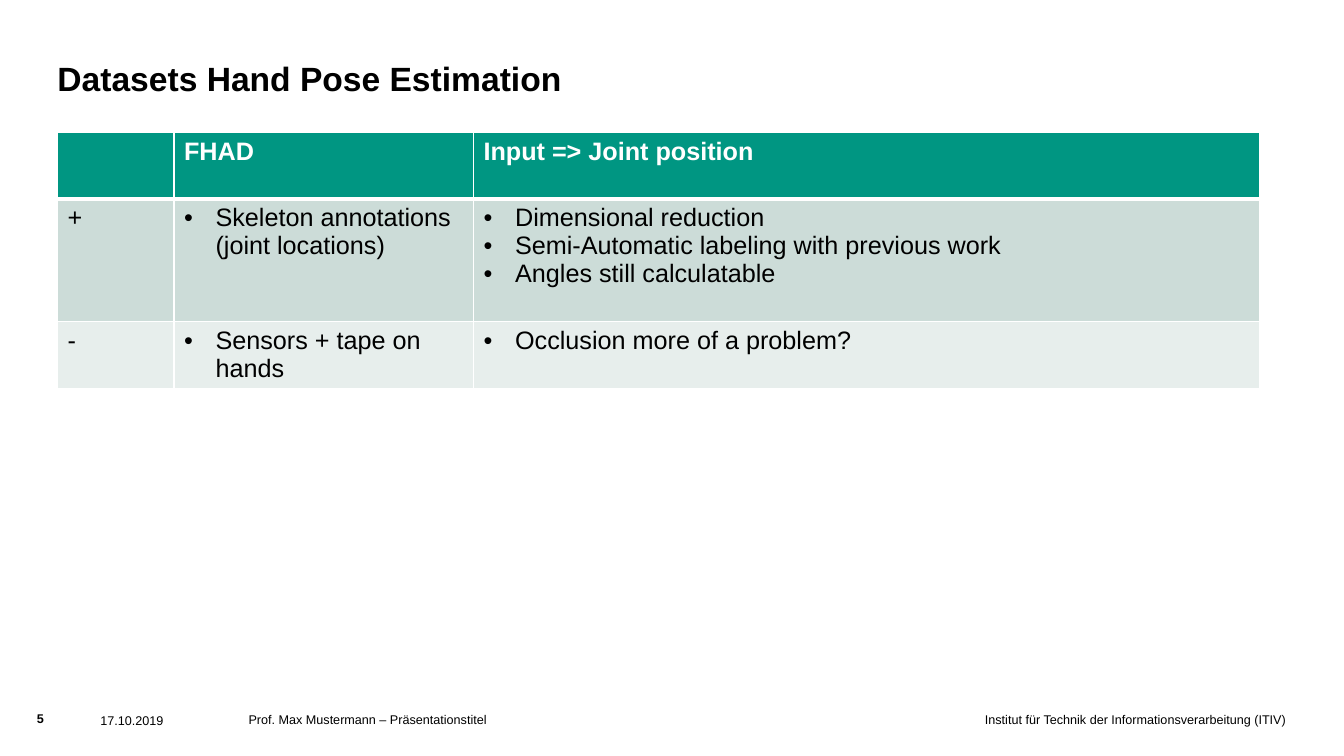
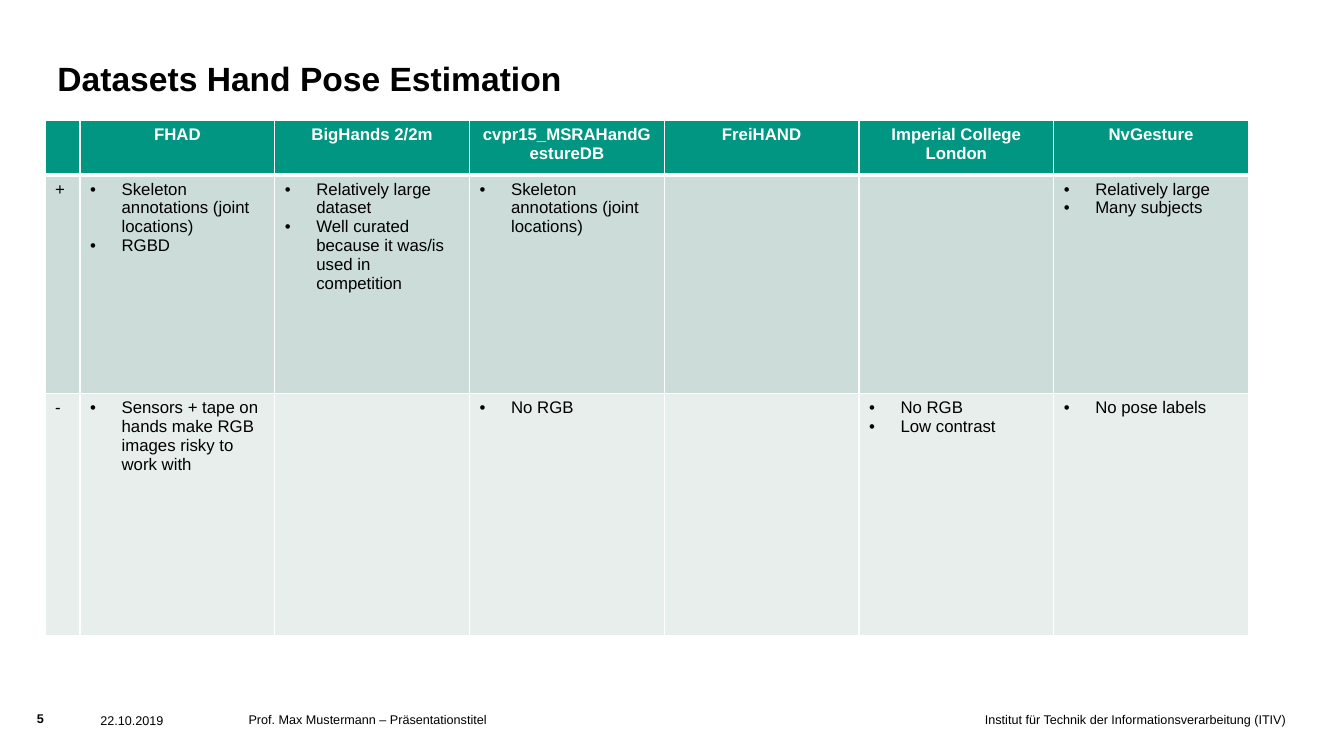
Before and after one commit to muellesi/master-thesis, a slide deck: slide 5 of Notes.pptx. Drawn at 1344x756 pixels with LibreOffice and Linux fonts; fonts in the diff are those of the drawing; background and template pictures are left out. Boxes give left, top, right and bottom in pixels: in the first picture for what was removed or moved away, otherwise in the second. Text is boxed around its words. In the diff, an @@ line names an element or a change of style, - is before the commit and + after.

```diff
--- a/Notes.pptx
+++ b/Notes.pptx
@@ table at (x1=45, y1=120, x2=1248, y2=636) @@
-column 2: FHAD | Skeleton annotations (joint locations) | Sensors + tape on hands
-column 3: Input => Joint position | Dimensional reduction / Semi-Automatic labeling with previous work / Angles still calculatable | Occlusion more of a problem?
+column 2: FHAD | Skeleton annotations (joint locations) / RGBD | Sensors + tape on hands make RGB images risky to work with
+column 3: BigHands 2/2m | Relatively large dataset / Well curated because it was/is used in competition | 
+column 4: cvpr15_MSRAHandGestureDB | Skeleton annotations (joint locations) | No RGB
+column 5: FreiHAND |  | 
+column 6: Imperial College London |  | No RGB / Low contrast
+column 7: NvGesture | Relatively large / Many subjects | No pose labels
@@ table resized from (x1=57, y1=132, x2=1259, y2=404) to (x1=45, y1=120, x2=1248, y2=636) @@
@@ text at (x1=100, y1=716, x2=163, y2=725): text changed @@
-17.10.2019
+22.10.2019
```
Also in this commit, not shown: 7 other slides changed, 19 slides added.
